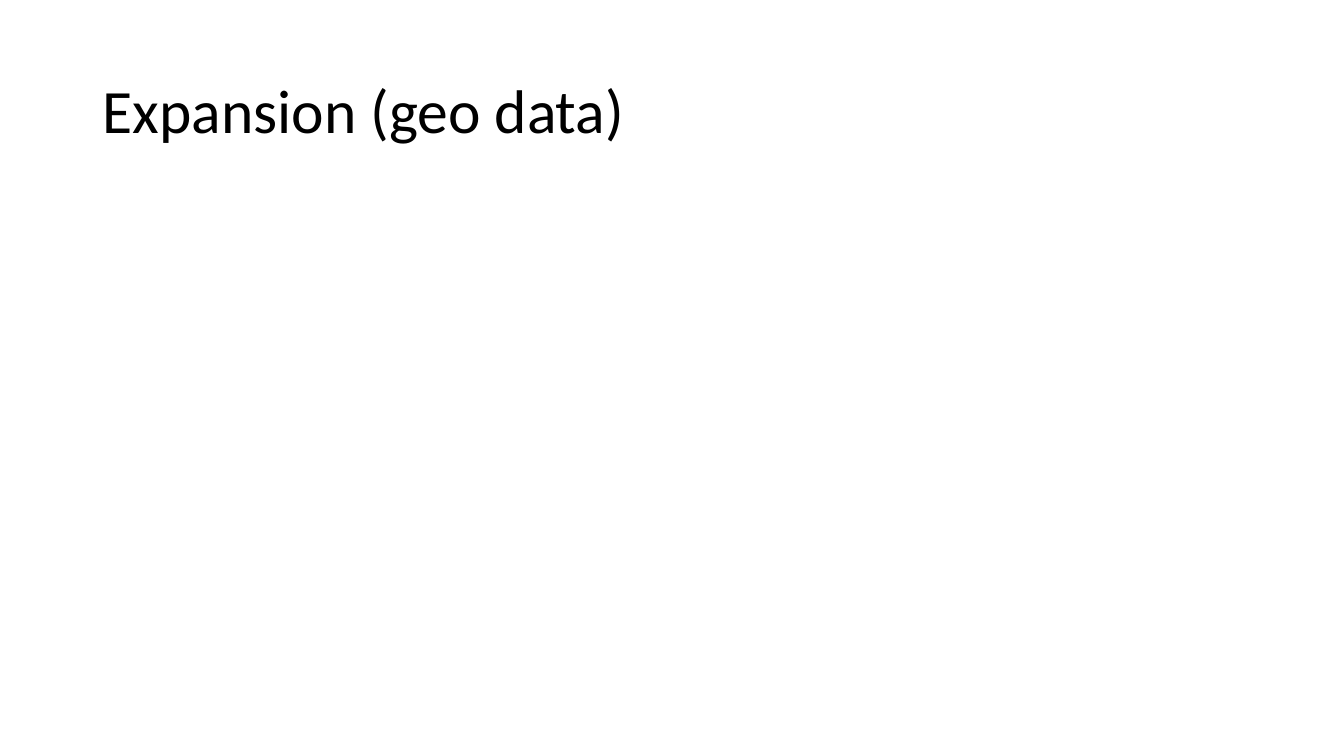
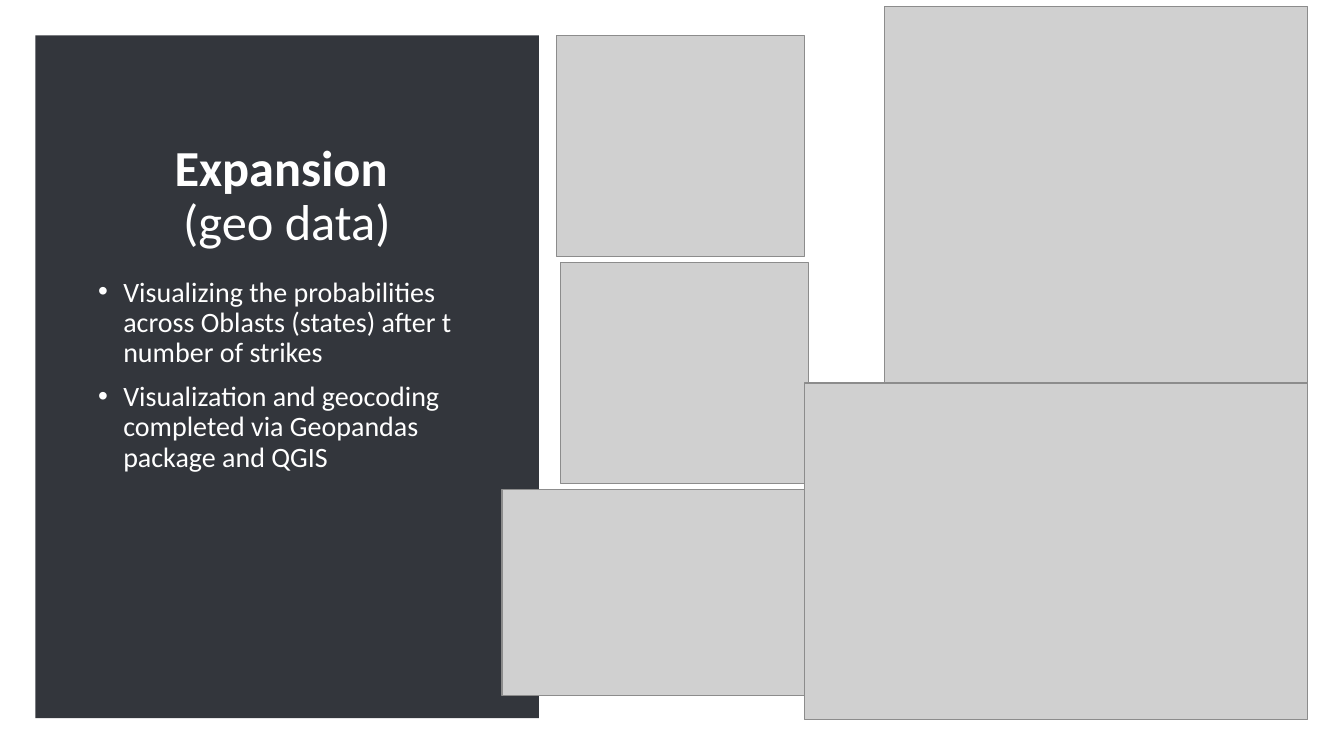
Before and after one commit to eglhannah/understanding_uncertainty_ukraine_project, a slide deck: slide 11 of Slide Deck Skeleton.pptx. Drawn at 1344x756 pixels with LibreOffice and Linux fonts; fonts in the diff are those of the drawing; grey boxes stand for pictures. Boxes give left, top, right and bottom in pixels: in the first picture for what was removed or moved away, otherwise in the second. Text is boxed around its words. In the diff, an @@ line names an element or a change of style, - is before the commit and + after.

```diff
--- a/Slide Deck Skeleton.pptx
+++ b/Slide Deck Skeleton.pptx
@@ background #FFFFFF to #454545 @@
@@ rectangle added at (0, 0, 1344, 756), fill #FFFFFF @@
@@ picture added at (885, 6, 1309, 383) @@
@@ rectangle added at (35, 35, 539, 718), fill #33363C @@
@@ picture added at (557, 36, 805, 257) @@
@@ title "Expansion (geo data)": place and size @@
-title "Expansion (geo data)" at (102, 88, 624, 144)
+title "Expansion (geo data)" at (175, 150, 391, 249)
@@ title "Expansion (geo data)" at (175, 150, 391, 249): size 44 to 36 pt, text colour #000000 to #FFFFFF; bold on in "Expansion"; alignment left to centre; vertical alignment middle to bottom @@
@@ picture added at (561, 262, 809, 483) @@
@@ text added at (123, 282, 451, 472), 20 pt, text #FFFFFF @@
+• Visualizing the probabilities across Oblasts (states) after t number of strikes
+• Visualization and geocoding completed via Geopandas package and QGIS
@@ picture added at (805, 383, 1309, 720) @@
@@ picture added at (502, 489, 810, 696) @@
```
Also in this commit, not shown: 1 slide added.
